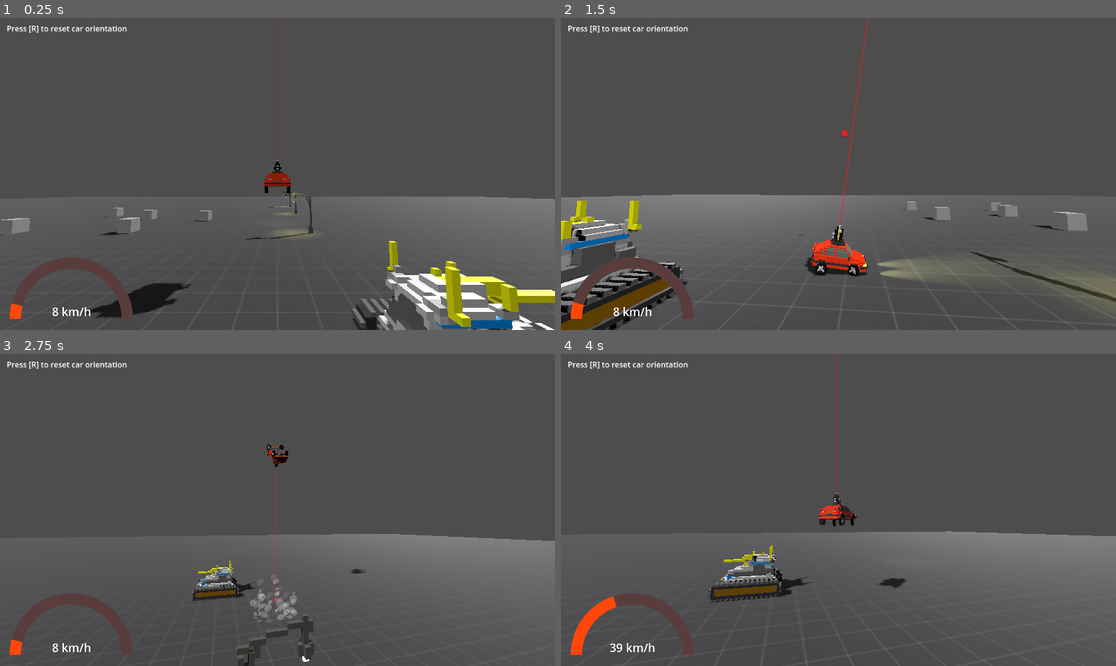
Above: before the commit, frames 1-4 (two rows, left to right).
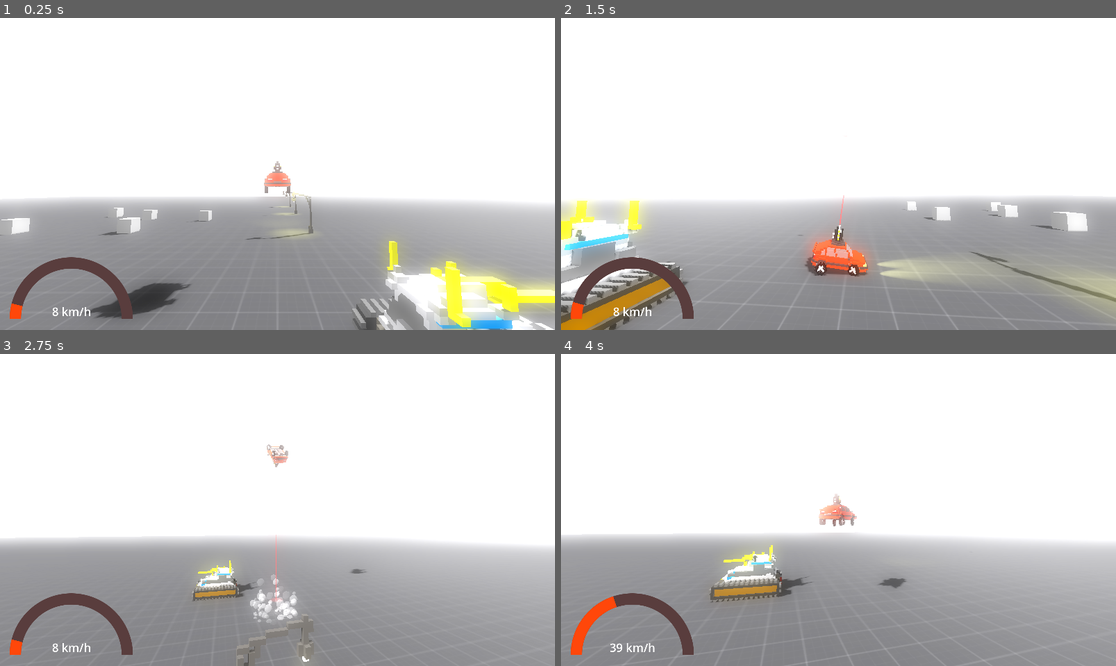
Above: after the commit, the same moments.

Repository: applejag/bornhack-2024-game
Game: Godot game, scene res://scenes/world.tscn
Two runs of this game, one before a commit and one after it. Both use one fixed random seed, a clock stepped at 60 frames per second and the inputs below.
Inputs:
- Up to frame 1 (0.25 s): no input
- Up to frame 2 (1.5 s): tap R (reset_car) at 0.5, 1.25 s; hold D (steer_right) 0.53-1.28 s; tap Ctrl (fire) at 0.6, 1.35 s; tap Space (jump) at 0.77 s; hold S (move_back) from 1.28 s (still down)
- Up to frame 3 (2.75 s): tap Space (jump) at 1.52 s; tap R (reset_car) at 2 s; release S (move_back) at 2.03 s; hold D (steer_right) from 2.03 s (still down); tap Ctrl (fire) at 2.1 s
- Up to frame 4 (4 s): tap R (reset_car) at 2.75, 3.5 s; release D (steer_right) at 2.78 s; hold W (move_forward) 2.78-3.53 s; tap Ctrl (fire) at 2.85, 3.6 s; tap Space (jump) at 3.02, 3.77 s; hold A (steer_left) from 3.53 s (still down)

The runs differ from the first frame. In frame 1, 98% of the frame differs, in the area x 0-100%, y 0-100%; in frame 2, 99%; in frame 3, 99%; in frame 4, 99%.

Commit message:
Glow

Diff:
--- a/scenes/player.tscn
+++ b/scenes/player.tscn
@@ -150,6 +150,11 @@
 
 [sub_resource type="BoxShape3D" id="BoxShape3D_7c8kw"]
 size = Vector3(0.586, 0.0991, 0.914909)
+
+[sub_resource type="Environment" id="Environment_nra1b"]
+glow_enabled = true
+glow_bloom = 1.0
+glow_hdr_threshold = 0.9
 
 [sub_resource type="StandardMaterial3D" id="StandardMaterial3D_lxjy1"]
 resource_name = "Material.1"
@@ -361,6 +366,7 @@
 
 [node name="Camera3D" type="Camera3D" parent="Camera arm"]
 transform = Transform3D(1, 0, 0, 0, 0.996707, -0.0810862, 0, 0.0810862, 0.996707, 0, 2.30741, 6.21962)
+environment = SubResource("Environment_nra1b")
 current = true
 
 [node name="Head light left" type="SpotLight3D" parent="."]
--- a/scenes/world.tscn
+++ b/scenes/world.tscn
@@ -182,7 +182,7 @@
 [node name="CollisionShape3D" type="CollisionShape3D" parent="Enemy5"]
 shape = SubResource("BoxShape3D_ev1p2")
 
-[node name="CharacterBody3D" parent="." instance=ExtResource("7_dp2in")]
+[node name="tank1" parent="." instance=ExtResource("7_dp2in")]
 transform = Transform3D(1, 0, 0, 0, 1, 0, 0, 0, 1, 3.1224, 0, 5.12709)
 
 [connection signal="health_depleted" from="Enemy/Health" to="Enemy" method="queue_free"]
Not shown: 1 places in scenes/player.tscn that only renumber resources
